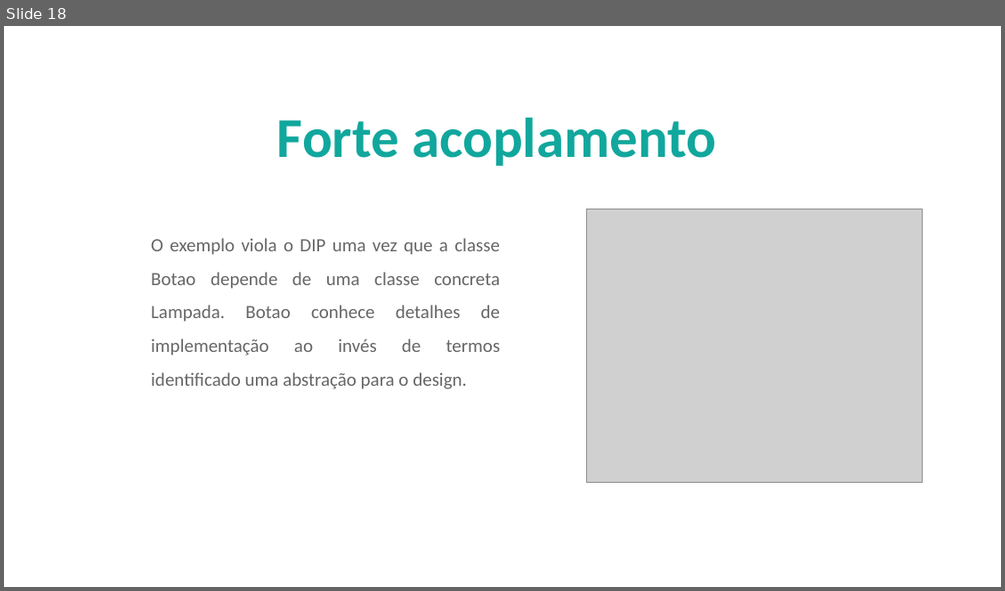
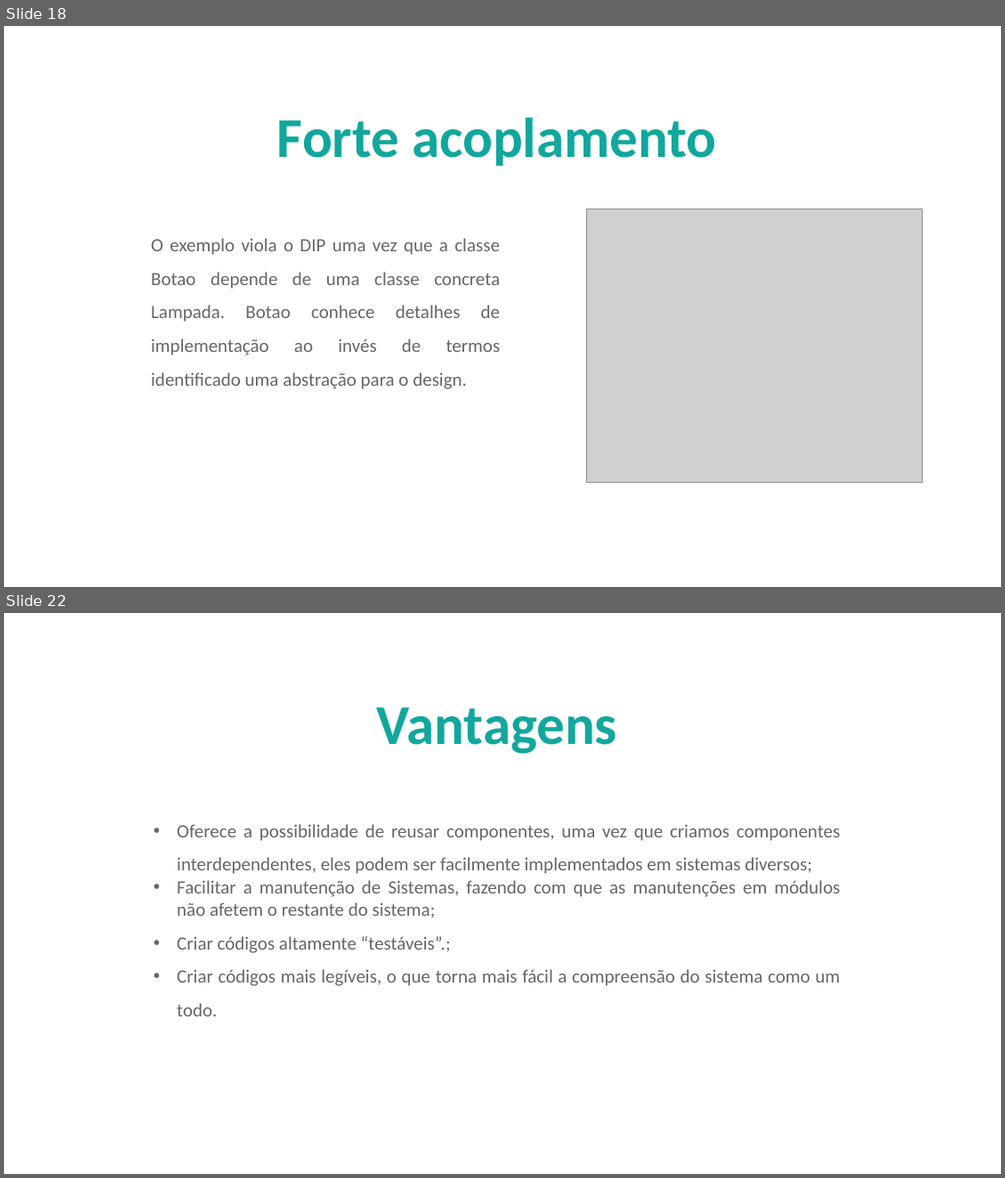
Before and after one commit to AlberttSantos/treinamento-solid, a slide deck: doc/InjecaoDependencia.pptx. Shown one above the other, each under a label of ours: slide 18 before the commit, slides 18 and 22 after it; the slides between them are not shown. The pictures are 1005x591 and 1005x1178 pixels, drawn with LibreOffice and Linux fonts; fonts in the diff are those of the drawing; grey boxes stand for pictures; background and template pictures are left out. Boxes give left, top, right and bottom in pixels: in the first picture for what was removed or moved away, otherwise in the second. Text is boxed around its words. In the diff, an @@ line names an element or a change of style, - is before the commit and + after.

```diff
--- a/doc/InjecaoDependencia.pptx
+++ b/doc/InjecaoDependencia.pptx
@@ slide 22 added at <box>4,613,1001,1174</box>, background picture (left out) @@
@@ text added at <box>377,707,617,754</box>, 54 pt, text #11A79D, bold @@
+Vantagens
@@ text added at <box>177,824,840,1016</box>, 18 pt, text #666666 @@
+                • Oferece a possibilidade de reusar componentes, uma vez que criamos componentes interdependentes, eles podem ser facilmente implementados em sistemas diversos;
+                • Facilitar a manutenção de Sistemas, fazendo com que as manutenções em módulos não afetem o restante do sistema;
+                • Criar códigos altamente “testáveis”.;
+                • Criar códigos mais legíveis, o que torna mais fácil a compreensão do sistema como um todo.
```
Also in this commit, not shown: 1 slide changed, 6 other slides added, 1 slide removed, 2 other files.
